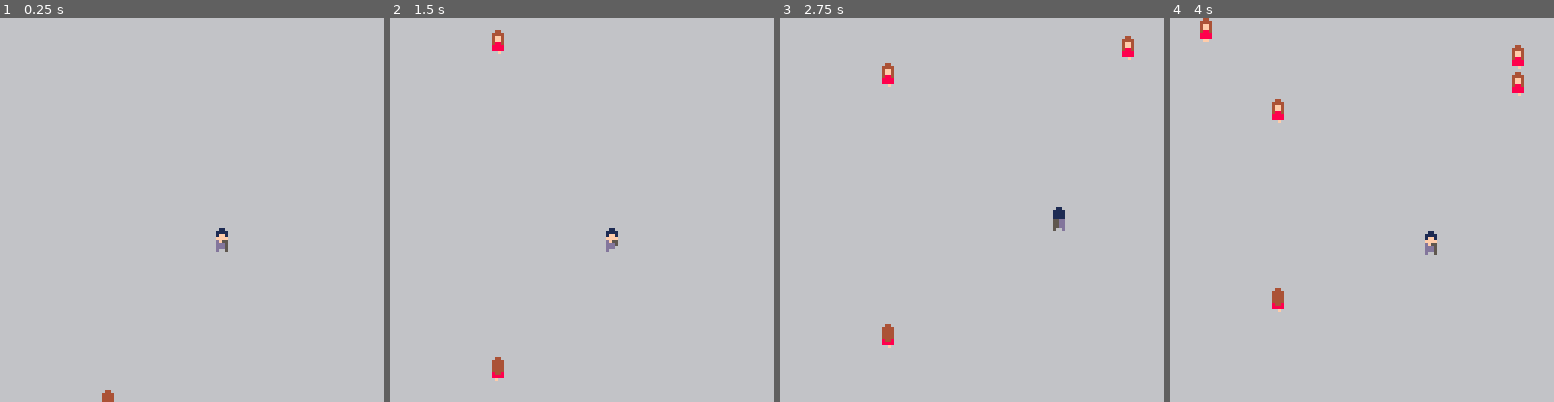
Above: before the commit, frames 1-4 (left to right).
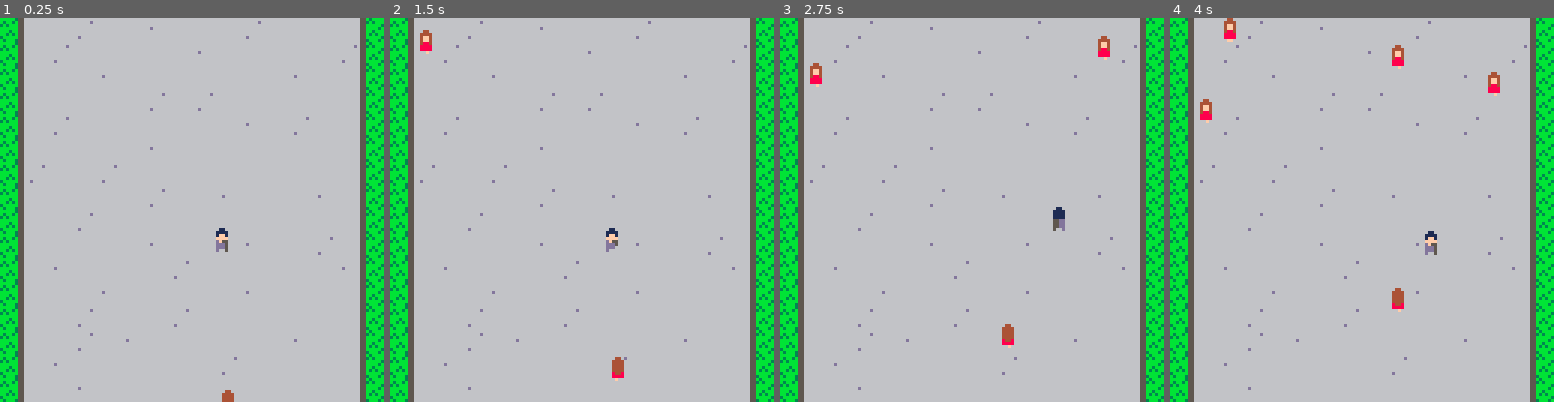
Above: after the commit, the same moments.

Repository: Wagomu056/SKing
Game: PICO-8 cartridge s-king.p8
Two runs of this game, one before a commit and one after it. Both use one fixed random seed, a clock stepped at 60 frames per second and the inputs below.
Inputs:
- Up to frame 1 (0.25 s): no input
- Up to frame 2 (1.5 s): tap O (Z key) at 0.7 s
- Up to frame 3 (2.75 s): hold Right 1.6-2.1 s; tap O (Z key) at 1.7, 2.1, 2.5 s; hold Up 2.15-2.42 s; hold Right from 2.47 s (still down)
- Up to frame 4 (4 s): tap O (Z key) at 2.9, 3.3, 3.7 s; release Right at 3.03 s; hold Left 3.08-3.58 s; hold Down 3.63-3.97 s

The runs differ from the first frame. In frame 1, 13% of the frame differs, in the area x 0-100%, y 0-100%; in frame 2, 13%; in frame 3, 14%; in frame 4, 14%.

Commit message:
背景追加

Diff:
--- a/s-king.p8
+++ b/s-king.p8
@@ -241,8 +241,8 @@
 end
 
 function _draw()
-	rectfill(0,0,127,127,6)
-
+	--rectfill(0,0,127,127,6)
+	map(0,0,0,0,16,16)
 	-- draw all actor
 	draw_actors=actors
 	sort_min_y(draw_actors)
@@ -316,7 +316,7 @@
 --]]
 gl_wave_t=0--countdown
 gl_wave_interval=30
-gl_wave={0,1,4,5,6,9,10,11,14,15}
+gl_wave={1,2,5,6,9,10,13,14}
 gl_wave_max=5
 function update_girls_wave(gls)
 	unreal_if_needed(gls)
@@ -563,165 +563,165 @@
 0000000000000000000000000000000000000000000000000000000000000000000000000000000000000000000000000000000000000000000000000000000000000000000000000000000000000000000000000000000000000000000000000000000000000000000000000000000000000000000000000000000000000000
 0000000000000000000000000000000000000000000000000000000000000000000000000000000000000000000000000000000000000000000000000000000000000000000000000000000000000000000000000000000000000000000000000000000000000000000000000000000000000000000000000000000000000000
 __map__
-0000000000000000000000000000000000000000000000000000000000000000000000000000000000000000000000000000000000000000000000000000000000000000000000000000000000000000000000000000000000000000000000000000000000000000000000000000000000000000000000000000000000000000
-0000000000000000000000000000000000000000000000000000000000000000000000000000000000000000000000000000000000000000000000000000000000000000000000000000000000000000000000000000000000000000000000000000000000000000000000000000000000000000000000000000000000000000
-0000000000000000000000000000000000000000000000000000000000000000000000000000000000000000000000000000000000000000000000000000000000000000000000000000000000000000000000000000000000000000000000000000000000000000000000000000000000000000000000000000000000000000
-0000000000000000000000000000000000000000000000000000000000000000000000000000000000000000000000000000000000000000000000000000000000000000000000000000000000000000000000000000000000000000000000000000000000000000000000000000000000000000000000000000000000000000
-0000000000000000000000000000000000000000000000000000000000000000000000000000000000000000000000000000000000000000000000000000000000000000000000000000000000000000000000000000000000000000000000000000000000000000000000000000000000000000000000000000000000000000
-0000000000000000000000000000000000000000000000000000000000000000000000000000000000000000000000000000000000000000000000000000000000000000000000000000000000000000000000000000000000000000000000000000000000000000000000000000000000000000000000000000000000000000
-0000000000000000000000000000000000000000000000000000000000000000000000000000000000000000000000000000000000000000000000000000000000000000000000000000000000000000000000000000000000000000000000000000000000000000000000000000000000000000000000000000000000000000
-0000000000000000000000000000000000000000000000000000000000000000000000000000000000000000000000000000000000000000000000000000000000000000000000000000000000000000000000000000000000000000000000000000000000000000000000000000000000000000000000000000000000000000
-0000000000000000000000000000000000000000000000000000000000000000000000000000000000000000000000000000000000000000000000000000000000000000000000000000000000000000000000000000000000000000000000000000000000000000000000000000000000000000000000000000000000000000
-0000000000000000000000000000000000000000000000000000000000000000000000000000000000000000000000000000000000000000000000000000000000000000000000000000000000000000000000000000000000000000000000000000000000000000000000000000000000000000000000000000000000000000
-0000000000000000000000000000000000000000000000000000000000000000000000000000000000000000000000000000000000000000000000000000000000000000000000000000000000000000000000000000000000000000000000000000000000000000000000000000000000000000000000000000000000000000
-0000000000000000000000000000000000000000000000000000000000000000000000000000000000000000000000000000000000000000000000000000000000000000000000000000000000000000000000000000000000000000000000000000000000000000000000000000000000000000000000000000000000000000
-0000000000000000000000000000000000000000000000000000000000000000000000000000000000000000000000000000000000000000000000000000000000000000000000000000000000000000000000000000000000000000000000000000000000000000000000000000000000000000000000000000000000000000
-0000000000000000000000000000000000000000000000000000000000000000000000000000000000000000000000000000000000000000000000000000000000000000000000000000000000000000000000000000000000000000000000000000000000000000000000000000000000000000000000000000000000000000
-0000000000000000000000000000000000000000000000000000000000000000000000000000000000000000000000000000000000000000000000000000000000000000000000000000000000000000000000000000000000000000000000000000000000000000000000000000000000000000000000000000000000000000
-0000000000000000000000000000000000000000000000000000000000000000000000000000000000000000000000000000000000000000000000000000000000000000000000000000000000000000000000000000000000000000000000000000000000000000000000000000000000000000000000000000000000000000
-0000000000000000000000000000000000000000000000000000000000000000000000000000000000000000000000000000000000000000000000000000000000000000000000000000000000000000000000000000000000000000000000000000000000000000000000000000000000000000000000000000000000000000
-0000000000000000000000000000000000000000000000000000000000000000000000000000000000000000000000000000000000000000000000000000000000000000000000000000000000000000000000000000000000000000000000000000000000000000000000000000000000000000000000000000000000000000
-0000000000000000000000000000000000000000000000000000000000000000000000000000000000000000000000000000000000000000000000000000000000000000000000000000000000000000000000000000000000000000000000000000000000000000000000000000000000000000000000000000000000000000
-0000000000000000000000000000000000000000000000000000000000000000000000000000000000000000000000000000000000000000000000000000000000000000000000000000000000000000000000000000000000000000000000000000000000000000000000000000000000000000000000000000000000000000
-0000000000000000000000000000000000000000000000000000000000000000000000000000000000000000000000000000000000000000000000000000000000000000000000000000000000000000000000000000000000000000000000000000000000000000000000000000000000000000000000000000000000000000
-0000000000000000000000000000000000000000000000000000000000000000000000000000000000000000000000000000000000000000000000000000000000000000000000000000000000000000000000000000000000000000000000000000000000000000000000000000000000000000000000000000000000000000
-0000000000000000000000000000000000000000000000000000000000000000000000000000000000000000000000000000000000000000000000000000000000000000000000000000000000000000000000000000000000000000000000000000000000000000000000000000000000000000000000000000000000000000
-0000000000000000000000000000000000000000000000000000000000000000000000000000000000000000000000000000000000000000000000000000000000000000000000000000000000000000000000000000000000000000000000000000000000000000000000000000000000000000000000000000000000000000
-0000000000000000000000000000000000000000000000000000000000000000000000000000000000000000000000000000000000000000000000000000000000000000000000000000000000000000000000000000000000000000000000000000000000000000000000000000000000000000000000000000000000000000
-0000000000000000000000000000000000000000000000000000000000000000000000000000000000000000000000000000000000000000000000000000000000000000000000000000000000000000000000000000000000000000000000000000000000000000000000000000000000000000000000000000000000000000
-0000000000000000000000000000000000000000000000000000000000000000000000000000000000000000000000000000000000000000000000000000000000000000000000000000000000000000000000000000000000000000000000000000000000000000000000000000000000000000000000000000000000000000
-0000000000000000000000000000000000000000000000000000000000000000000000000000000000000000000000000000000000000000000000000000000000000000000000000000000000000000000000000000000000000000000000000000000000000000000000000000000000000000000000000000000000000000
-0000000000000000000000000000000000000000000000000000000000000000000000000000000000000000000000000000000000000000000000000000000000000000000000000000000000000000000000000000000000000000000000000000000000000000000000000000000000000000000000000000000000000000
-0000000000000000000000000000000000000000000000000000000000000000000000000000000000000000000000000000000000000000000000000000000000000000000000000000000000000000000000000000000000000000000000000000000000000000000000000000000000000000000000000000000000000000
-0000000000000000000000000000000000000000000000000000000000000000000000000000000000000000000000000000000000000000000000000000000000000000000000000000000000000000000000000000000000000000000000000000000000000000000000000000000000000000000000000000000000000000
-0000000000000000000000000000000000000000000000000000000000000000000000000000000000000000000000000000000000000000000000000000000000000000000000000000000000000000000000000000000000000000000000000000000000000000000000000000000000000000000000000000000000000000
-…(130 lines of a section not shown)…
+4070705070706070707050707070704100000000000000000000000000000000000000000000000000000000000000000000000000000000000000000000000000000000000000000000000000000000000000000000000000000000000000000000000000000000000000000000000000000000000000000000000000000000
+4070507070707070607070707070504100000000000000000000000000000000000000000000000000000000000000000000000000000000000000000000000000000000000000000000000000000000000000000000000000000000000000000000000000000000000000000000000000000000000000000000000000000000
+4070707060707070707070706070704100000000000000000000000000000000000000000000000000000000000000000000000000000000000000000000000000000000000000000000000000000000000000000000000000000000000000000000000000000000000000000000000000000000000000000000000000000000
+4070707070705070507070707070704100000000000000000000000000000000000000000000000000000000000000000000000000000000000000000000000000000000000000000000000000000000000000000000000000000000000000000000000000000000000000000000000000000000000000000000000000000000
+4070507070707070707060705070704100000000000000000000000000000000000000000000000000000000000000000000000000000000000000000000000000000000000000000000000000000000000000000000000000000000000000000000000000000000000000000000000000000000000000000000000000000000
+4070707070706070707070707070704100000000000000000000000000000000000000000000000000000000000000000000000000000000000000000000000000000000000000000000000000000000000000000000000000000000000000000000000000000000000000000000000000000000000000000000000000000000
+4050707050707070707070707070704100000000000000000000000000000000000000000000000000000000000000000000000000000000000000000000000000000000000000000000000000000000000000000000000000000000000000000000000000000000000000000000000000000000000000000000000000000000
+4070707070705070706070707060704100000000000000000000000000000000000000000000000000000000000000000000000000000000000000000000000000000000000000000000000000000000000000000000000000000000000000000000000000000000000000000000000000000000000000000000000000000000
+4070705070707070707070707070704100000000000000000000000000000000000000000000000000000000000000000000000000000000000000000000000000000000000000000000000000000000000000000000000000000000000000000000000000000000000000000000000000000000000000000000000000000000
+4070707070706070707060707050704100000000000000000000000000000000000000000000000000000000000000000000000000000000000000000000000000000000000000000000000000000000000000000000000000000000000000000000000000000000000000000000000000000000000000000000000000000000
+4070607070707050707070707070604100000000000000000000000000000000000000000000000000000000000000000000000000000000000000000000000000000000000000000000000000000000000000000000000000000000000000000000000000000000000000000000000000000000000000000000000000000000
+4070707060707070707060707070704100000000000000000000000000000000000000000000000000000000000000000000000000000000000000000000000000000000000000000000000000000000000000000000000000000000000000000000000000000000000000000000000000000000000000000000000000000000
+4070705070707050707070707070704100000000000000000000000000000000000000000000000000000000000000000000000000000000000000000000000000000000000000000000000000000000000000000000000000000000000000000000000000000000000000000000000000000000000000000000000000000000
+4070705070607070707070706070704100000000000000000000000000000000000000000000000000000000000000000000000000000000000000000000000000000000000000000000000000000000000000000000000000000000000000000000000000000000000000000000000000000000000000000000000000000000
+4070607070707070705070707070704100000000000000000000000000000000000000000000000000000000000000000000000000000000000000000000000000000000000000000000000000000000000000000000000000000000000000000000000000000000000000000000000000000000000000000000000000000000
+4070706070707070707070707070704100000000000000000000000000000000000000000000000000000000000000000000000000000000000000000000000000000000000000000000000000000000000000000000000000000000000000000000000000000000000000000000000000000000000000000000000000000000
+4060707070707070706070707070504100000000000000000000000000000000000000000000000000000000000000000000000000000000000000000000000000000000000000000000000000000000000000000000000000000000000000000000000000000000000000000000000000000000000000000000000000000000
+0000000000000000000000000000000000000000000000000000000000000000000000000000000000000000000000000000000000000000000000000000000000000000000000000000000000000000000000000000000000000000000000000000000000000000000000000000000000000000000000000000000000000000
+0000000000000000000000000000000000000000000000000000000000000000000000000000000000000000000000000000000000000000000000000000000000000000000000000000000000000000000000000000000000000000000000000000000000000000000000000000000000000000000000000000000000000000
+0000000000000000000000000000000000000000000000000000000000000000000000000000000000000000000000000000000000000000000000000000000000000000000000000000000000000000000000000000000000000000000000000000000000000000000000000000000000000000000000000000000000000000
+0000000000000000000000000000000000000000000000000000000000000000000000000000000000000000000000000000000000000000000000000000000000000000000000000000000000000000000000000000000000000000000000000000000000000000000000000000000000000000000000000000000000000000
+0000000000000000000000000000000000000000000000000000000000000000000000000000000000000000000000000000000000000000000000000000000000000000000000000000000000000000000000000000000000000000000000000000000000000000000000000000000000000000000000000000000000000000
+0000000000000000000000000000000000000000000000000000000000000000000000000000000000000000000000000000000000000000000000000000000000000000000000000000000000000000000000000000000000000000000000000000000000000000000000000000000000000000000000000000000000000000
+0000000000000000000000000000000000000000000000000000000000000000000000000000000000000000000000000000000000000000000000000000000000000000000000000000000000000000000000000000000000000000000000000000000000000000000000000000000000000000000000000000000000000000
+0000000000000000000000000000000000000000000000000000000000000000000000000000000000000000000000000000000000000000000000000000000000000000000000000000000000000000000000000000000000000000000000000000000000000000000000000000000000000000000000000000000000000000
+0000000000000000000000000000000000000000000000000000000000000000000000000000000000000000000000000000000000000000000000000000000000000000000000000000000000000000000000000000000000000000000000000000000000000000000000000000000000000000000000000000000000000000
+0000000000000000000000000000000000000000000000000000000000000000000000000000000000000000000000000000000000000000000000000000000000000000000000000000000000000000000000000000000000000000000000000000000000000000000000000000000000000000000000000000000000000000
+0000000000000000000000000000000000000000000000000000000000000000000000000000000000000000000000000000000000000000000000000000000000000000000000000000000000000000000000000000000000000000000000000000000000000000000000000000000000000000000000000000000000000000
+0000000000000000000000000000000000000000000000000000000000000000000000000000000000000000000000000000000000000000000000000000000000000000000000000000000000000000000000000000000000000000000000000000000000000000000000000000000000000000000000000000000000000000
+0000000000000000000000000000000000000000000000000000000000000000000000000000000000000000000000000000000000000000000000000000000000000000000000000000000000000000000000000000000000000000000000000000000000000000000000000000000000000000000000000000000000000000
+0000000000000000000000000000000000000000000000000000000000000000000000000000000000000000000000000000000000000000000000000000000000000000000000000000000000000000000000000000000000000000000000000000000000000000000000000000000000000000000000000000000000000000
+0000000000000000000000000000000000000000000000000000000000000000000000000000000000000000000000000000000000000000000000000000000000000000000000000000000000000000000000000000000000000000000000000000000000000000000000000000000000000000000000000000000000000000
+…(130 lines of a section not shown)…
Not shown, changed: 32 lines of the sprite sheet (__gfx__) section of s-king.p8
